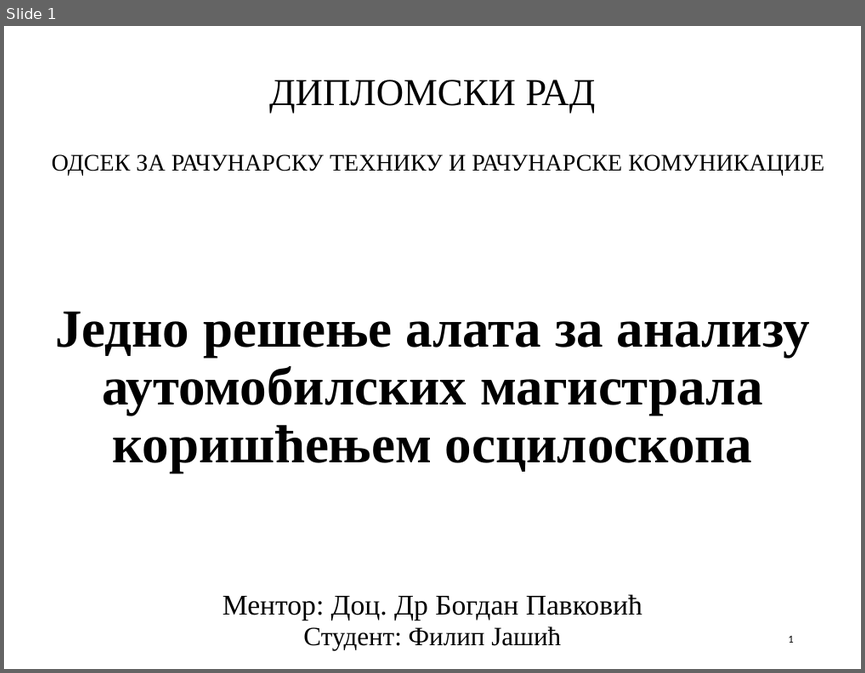
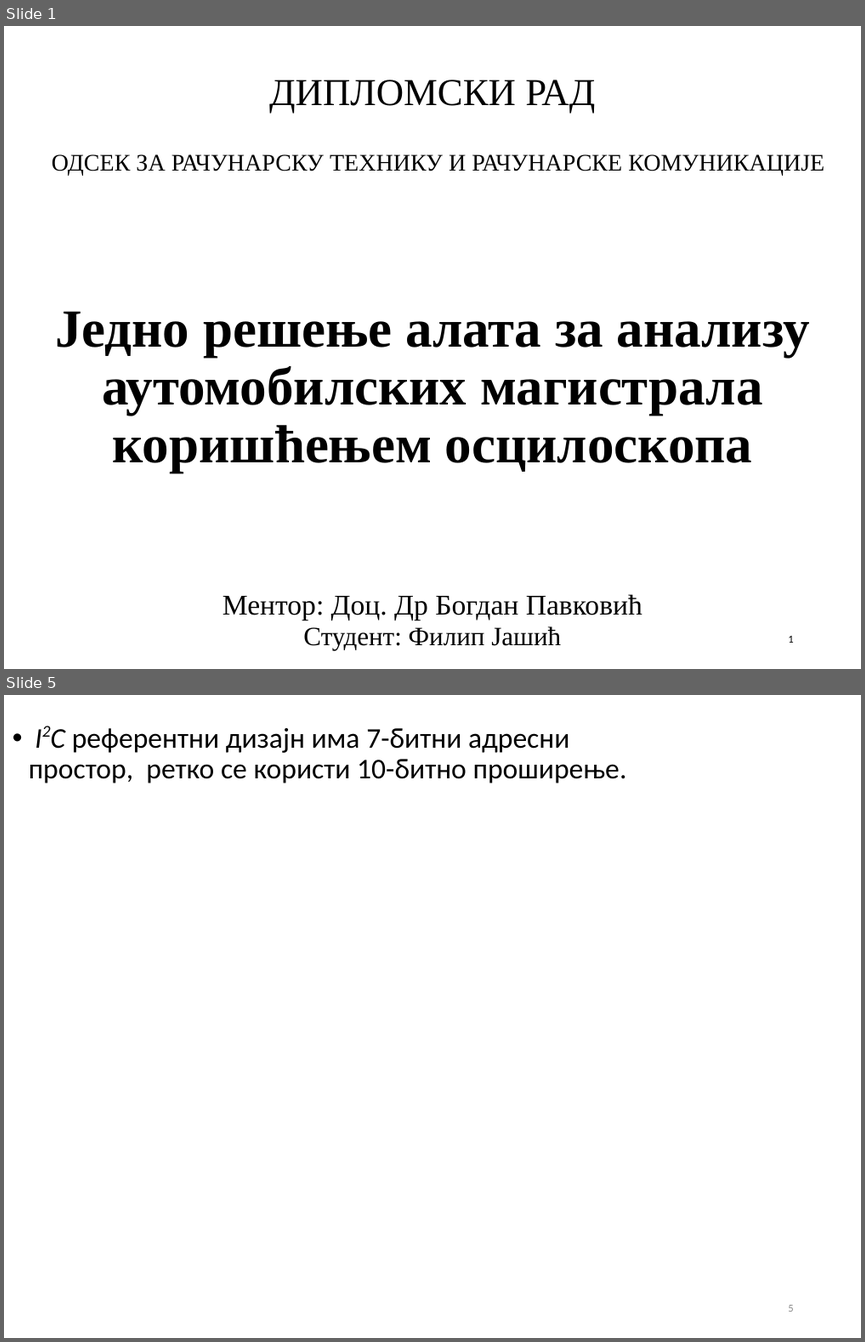
Before and after one commit to fjasic/bsc, a slide deck: documentation/Filip_Jasic_RA46-2014-prezentacija.ppt. Shown one above the other, each under a label of ours: slide 1 before the commit, slides 1 and 5 after it; the slides between them are not shown. The pictures are 865x673 and 865x1342 pixels, drawn with LibreOffice and Linux fonts; fonts in the diff are those of the drawing; background and template pictures are left out. Boxes give left, top, right and bottom in pixels: in the first picture for what was removed or moved away, otherwise in the second. Text is boxed around its words. In the diff, an @@ line names an element or a change of style, - is before the commit and + after.

```diff
--- a/documentation/Filip_Jasic_RA46-2014-prezentacija.ppt
+++ b/documentation/Filip_Jasic_RA46-2014-prezentacija.ppt
@@ slide 5 added at (4,695,861,1338), background #FFFFFF @@
@@ text added at (29,728,627,783), 24 pt, text #000000 @@
+• I2C референтни дизајн има 7-битни адресни простор, ретко се користи 10-битно проширење.
@@ page number added at (788,1304,793,1311), 9 pt, text #898989 @@
+5
```
Also in this commit, not shown: 3 other slides added, 4 slides removed, 13 other files.
